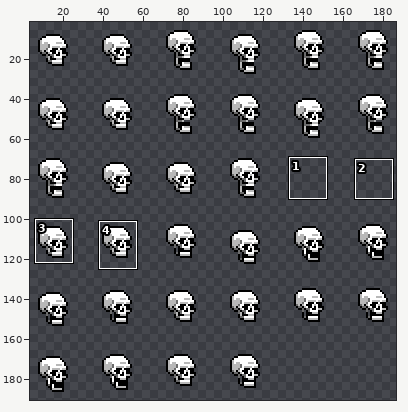
Two states of a sprite sheet, Assets/skull gif/skull spritesheet.png. Above, an overview of the earlier version with the close-up marked.
Close-up. Before the edit:
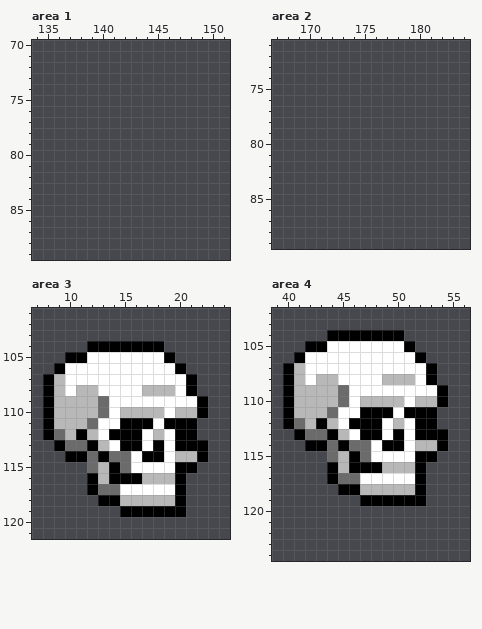
The file is 192x200 pixels. Colours within 5 levels of each other are drawn and written as one. Shown: area 1: x 134..151, y 70..89; area 2: x 167..184, y 71..89; area 3: x 7..24, y 101..121; area 4: x 39..56, y 102..124. The wide view leaves out empty margins. The commit also changed other parts of the picture, which this record leaves out.
And afterwards:
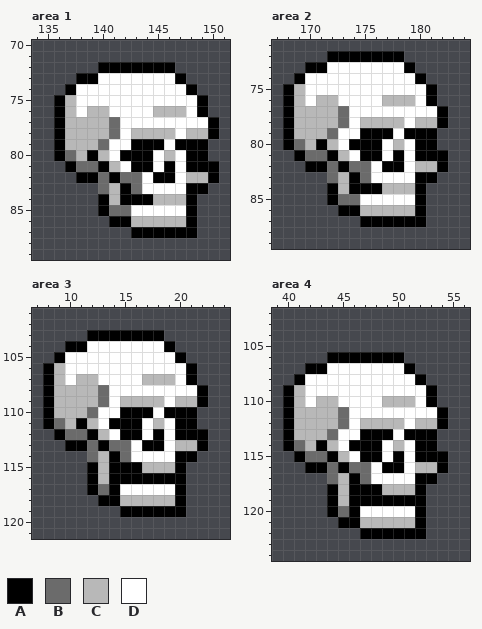
Palette (. is transparent): A #000000  B #6b6b6b  C #b8b8b8  D #ffffff
Changes in this commit:
Changed rows in their new state; - is an unchanged pixel.
Area 1:
first column x 136:
72 ----AAAAAAA----
73 --AADDDDDDDA---
74 -ADDDDDDDDDDA--
75 ACDDDDDDDDDDDA-
76 ACDCCDDDDCCCDA-
77 ACCCCBDDDDDDDDA
78 ACCCCBDCCCCDCCA
79 ACCCBDDAAADAAA-
80 ABCACDAAADCDAA-
81 -ABBACDAADADAAA
82 --AABABBDAADCCA
83 ----BCABDDDDAA-
84 ----ACAAACCCA--
85 ----ABBDDDDDA--
86 -----AACCCCCA--
87 -------AAAAAA--
Area 2:
first column x 168:
72 ----AAAAAAA----
73 --AADDDDDDDA---
74 -ADDDDDDDDDDA--
75 ACDDDDDDDDDDDA-
76 ACDCCDDDDCCCDA-
77 ACCCCBDDDDDDDDA
78 ACCCCBDCCCCDCCA
79 ACCCBDDAAADAAA-
80 ABCACDAAADCDAA-
81 -ABBACDAADADAAA
82 --AABABBDAADCCA
83 ----BCABDDDDAA-
84 ----ACAAACCCA--
85 ----ABBDDDDDA--
86 -----AACCCCCA--
87 -------AAAAAA--
Area 3:
first column x 8:
103 ----AAAAAAA----
104 --AADDDDDDDA---
105 -ADD-------DA--
106 AC----------DA-
107 ---CC----CCC---
108 --C--B---DDD-DA
109 -------CCCC-CC-
110 ----BD-AAADAAA.
111 -B-AC-A--DCD---
112 .ABBACD---A---A
113 -.AABABBDA--CC-
114 --..-CA--DD-AA.
115 ----A--AACCC-.-
116 ---------AAA---
117 ------A--------
Area 4:
first column x 40:
104 ----.......----
105 --..........---
106 -...AAAAAAA..--
107 ..AA-------A..-
108 .A-DD----DDDA.-
109 --DDDD-------A.
110 --D--D-DD--CDA.
111 ----CB-DDD-DDDA
112 -C-C-BDCCC--CCA
113 ACCCBD---ADA--.
114 ABC-CDAAADC-AA.
115 -ABBA-DAA-A---A
116 --AABABBDAADCCA
117 ----BCAB-----A-
118 ----AC-AA------
119 ----ACA--------
120 ----ABADDDDDA--
121 -----AACCCCCA--
122 -------AAAAAA--
Changed places in both close-ups, as pixel boxes (x1, y1, x2, y2):
added: (54, 62, 219, 238)
added: (283, 51, 448, 227)
changed: (43, 330, 208, 495)
changed: (283, 330, 448, 539)
